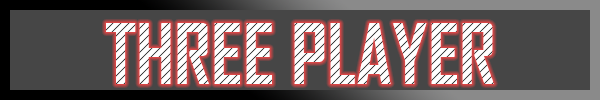
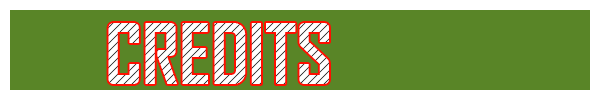
Comparing the layer stacks of the two 600x100 images. Changes:
renamed "THREE PLAYER" to "CREDITS", painted on it over [106, 23, 494, 84]
painted on "Rectangle 2" over [0, 0, 600, 100]
